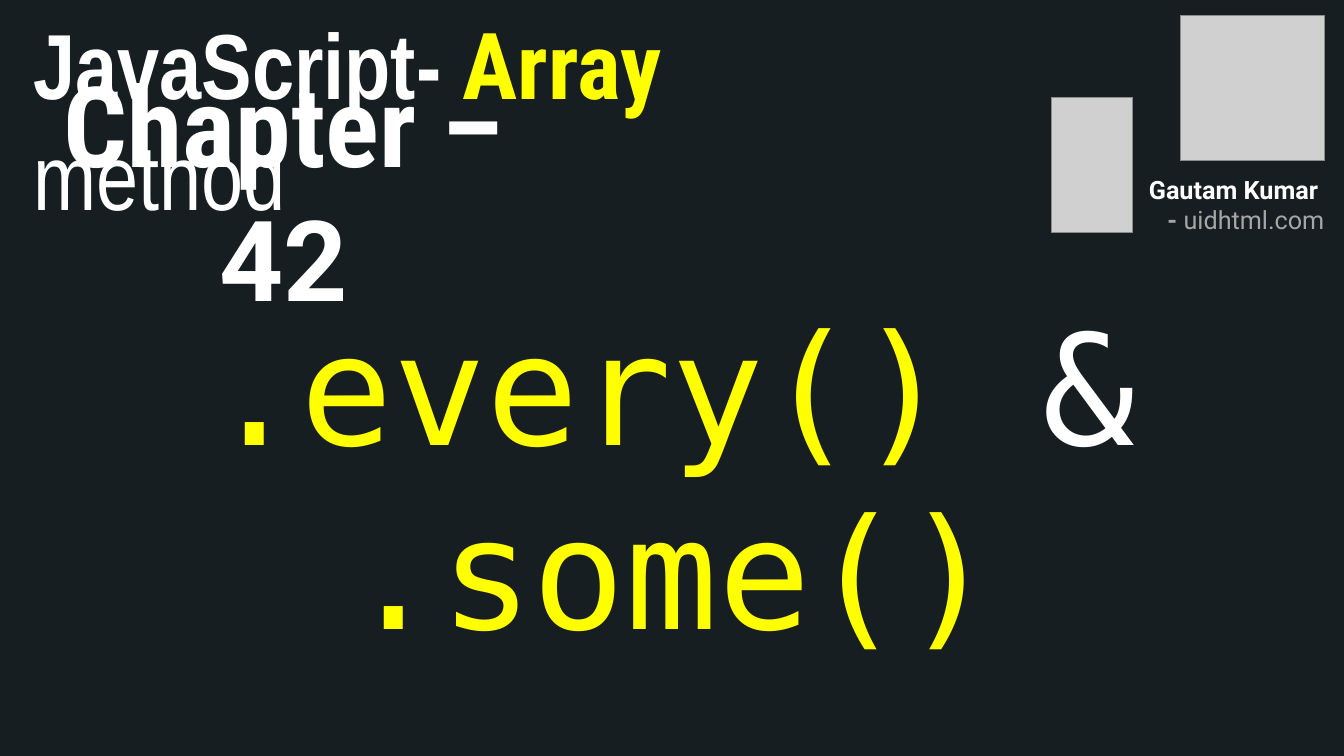
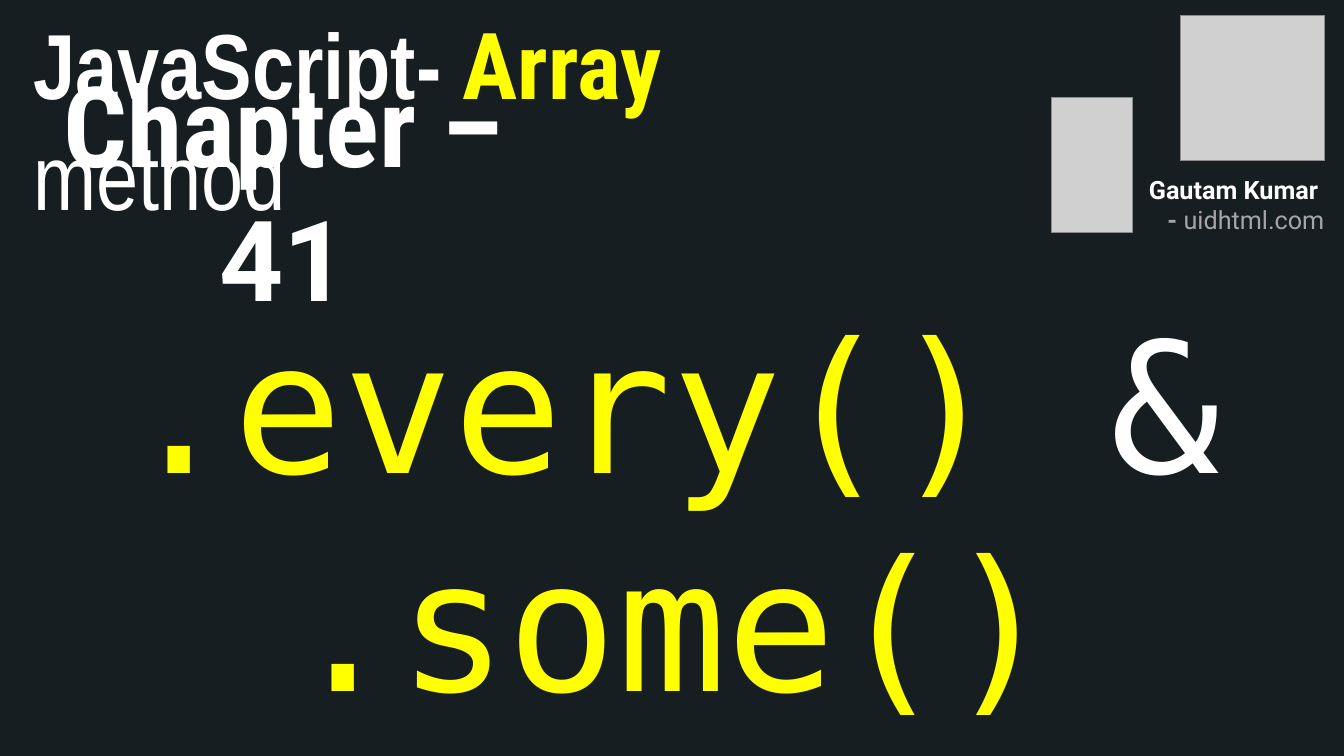
Before and after one commit to uidhtml/javascript-tutorials, a slide deck: slide 96 of Javascript Tutorials.pptx. Drawn at 1344x756 pixels with LibreOffice and Linux fonts; fonts in the diff are those of the drawing; grey boxes stand for pictures. Boxes give left, top, right and bottom in pixels: in the first picture for what was removed or moved away, otherwise in the second. Text is boxed around its words. In the diff, an @@ line names an element or a change of style, - is before the commit and + after.

Commit message:
Added chapter 43

```diff
--- a/Javascript Tutorials.pptx
+++ b/Javascript Tutorials.pptx
@@ title at <box>64,64,416,301</box>: text changed @@
-Chapter – 42
+Chapter – 41
@@ text ".every() & .some()" at <box>124,335,1056,715</box>: size 110 to 130 pt @@
```
Also in this commit, not shown: 4 other slides changed, 1 slide added, 12 other files.
